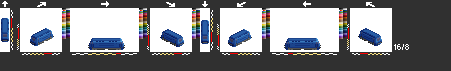
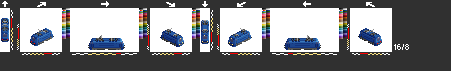
The second 451px x 71px image is a revision of the first. Changes to its layers:
showed "light" over bbox(2, 19, 381, 45)
